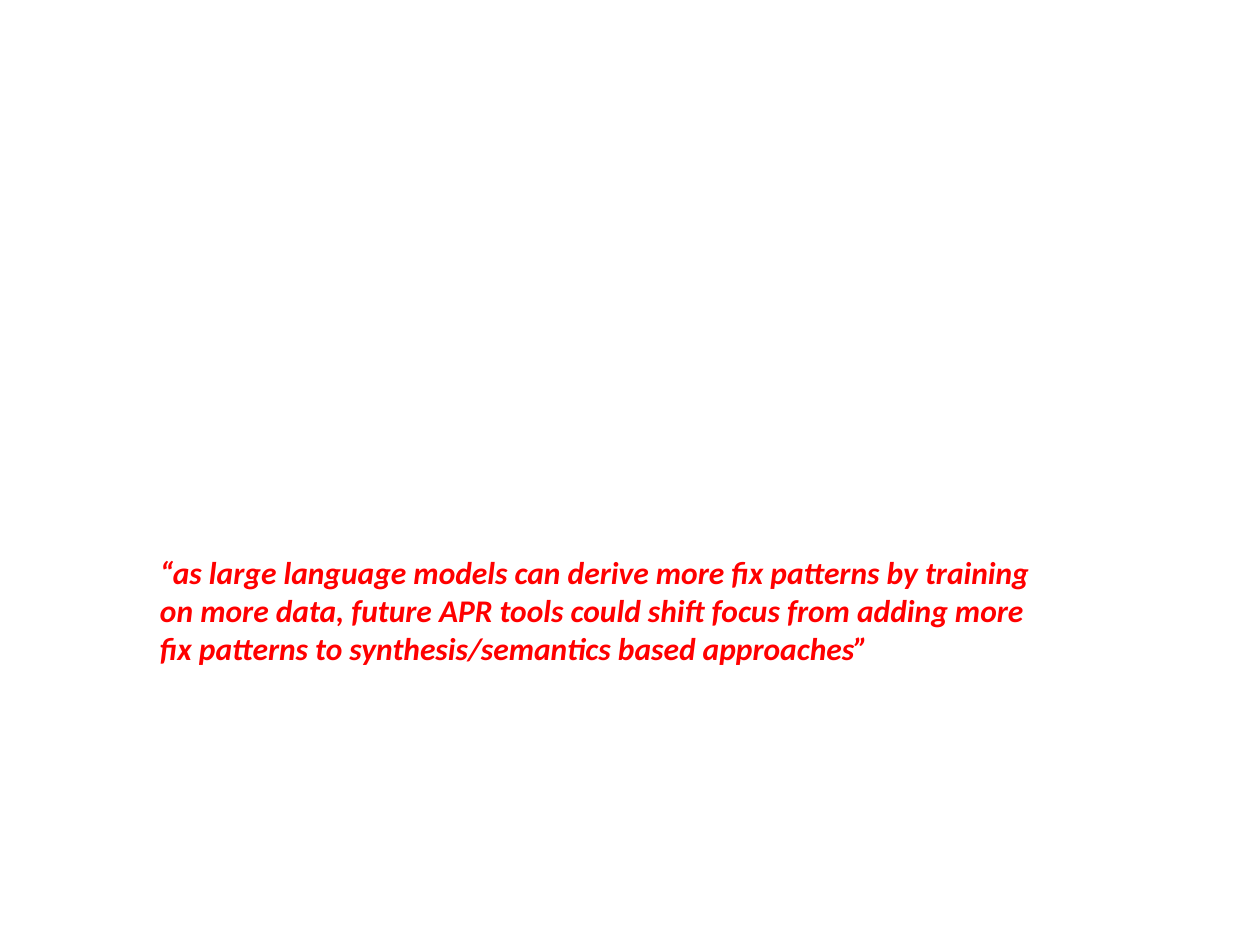
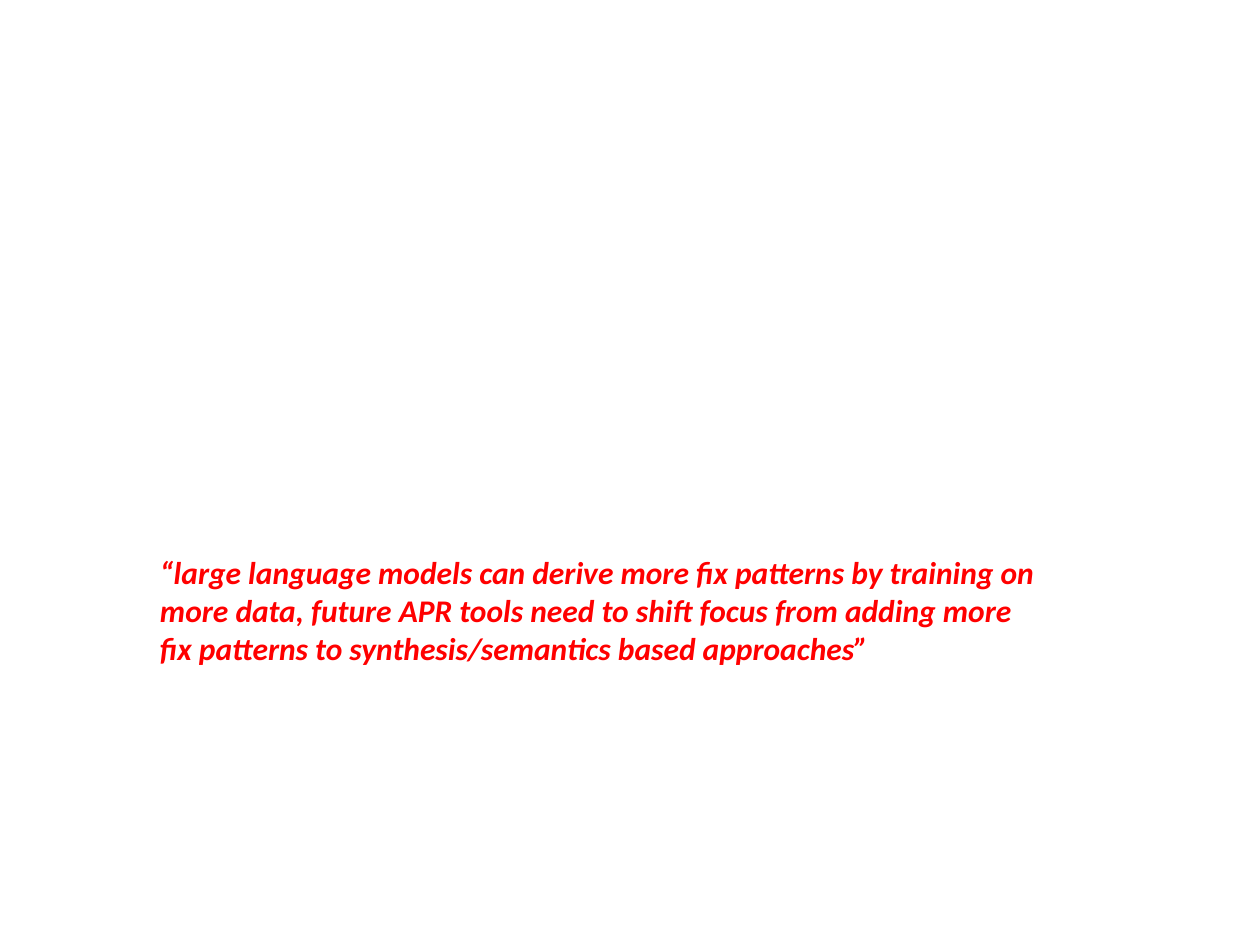
Before and after one commit to SannioEvolution/Material, a slide deck: slide 27 of 13 - Automated Program Repair.pptx. Drawn at 1260x945 pixels with LibreOffice and Linux fonts; fonts in the diff are those of the drawing; background and template pictures are left out. Boxes give left, top, right and bottom in pixels: in the first picture for what was removed or moved away, otherwise in the second. Text is boxed around its words. In the diff, an @@ line names an element or a change of style, - is before the commit and + after.

```diff
--- a/13 - Automated Program Repair.pptx
+++ b/13 - Automated Program Repair.pptx
@@ text at [160, 561, 1034, 665]: text changed @@
-“as large language models can derive more fix patterns by training on more data, future APR tools could shift focus from adding more fix patterns to synthesis/semantics based approaches”
+“large language models can derive more fix patterns by training on more data, future APR tools need to shift focus from adding more fix patterns to synthesis/semantics based approaches”
```
Also in this commit, not shown: 1 other slide changed, 1 other file.
